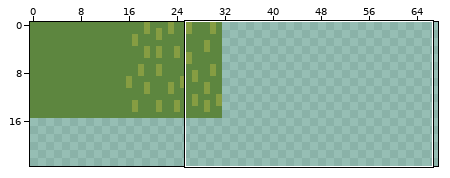
Sprite sheet: assets/sprites/atlases/tiles.png. The picture above shows the old version from afar; the outline marks the close-up.
Close-up. Earlier state:
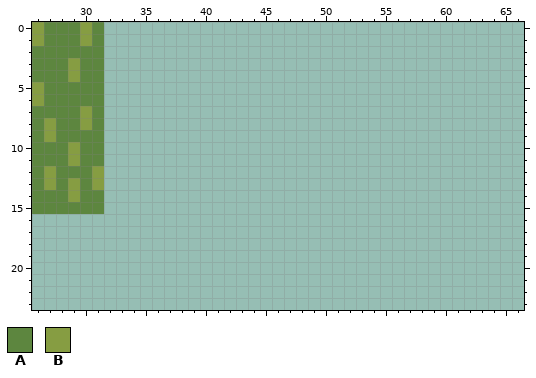
The file is 128x128 pixels. Shown: x 26..66, y 0..23. The wide view leaves out empty margins.
Palette (. is transparent): A #5d863f  B #869d42
Pixels before, first column x 26:
 0 BAAABA
 1 BAAABA
 2 AAAAAA
 3 AAABAA
 4 AAABAA
 5 BAAAAA
 6 BAAAAA
 7 AAAABA
 8 ABAABA
 9 ABAAAA
10 AAABAA
11 AAABAA
12 ABAAAB
13 ABABAB
14 AAABAA
15 AAAAAA
After:
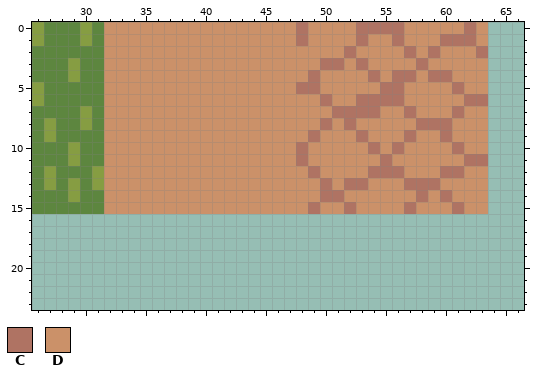
Colours new in this view: C #af7363  D #cb9169
The edit:
Colour C is added in row 0 at x 48, 53 to 56 and 62; in row 1 at x 48, 53, 56 and 60 to 62; in row 2 at x 52, 57, 59 and 63; in row 3 at x 50 to 51, 53 and 58; in row 4 at x 49, 54, 56 to 57 and 59 to 60; in row 5 at x 48 to 49, 55 to 56 and 61.
Colour C is added in row 6 at x 50, 53 to 56 and 62 to 63; in row 7 at x 51 to 54, 57 and 61; in row 8 at x 50, 52 and 58 to 60; in row 9 at x 49, 53, 57 and 60; in row 10 at x 48, 54, 56 and 61; in row 11 at x 48, 55 and 62 to 63.
Colour C is added in row 12 at x 49, 54 to 56 and 60 to 61; in row 13 at x 50, 52 to 53 and 57 to 59; in row 14 at x 50 to 51, 58 and 60; in row 15 at x 49, 52, 57 and 61.
Colour D is added in row 0 at x 32 to 47, 49 to 52, 57 to 61 and 63; in row 1 at x 32 to 47, 49 to 52, 54 to 55, 57 to 59 and 63; in row 2 at x 32 to 51, 53 to 56, 58 and 60 to 62; in row 3 at x 32 to 49, 52, 54 to 57 and 59 to 63; in row 4 at x 32 to 48, 50 to 53, 55, 58 and 61 to 63; in row 5 at x 32 to 47, 50 to 54, 57 to 60 and 62 to 63.
Colour D is added in row 6 at x 32 to 49, 51 to 52 and 57 to 61; in row 7 at x 32 to 50, 55 to 56, 58 to 60 and 62 to 63; in row 8 at x 32 to 49, 51, 53 to 57 and 61 to 63; in row 9 at x 32 to 48, 50 to 52, 54 to 56, 58 to 59 and 61 to 63; in row 10 at x 32 to 47, 49 to 53, 55, 57 to 60 and 62 to 63; in row 11 at x 32 to 47, 49 to 54 and 56 to 61.
Colour D is added in row 12 at x 32 to 48, 50 to 53, 57 to 59 and 62 to 63; in row 13 at x 32 to 49, 51, 54 to 56 and 60 to 63; in row 14 at x 32 to 49, 52 to 57, 59 and 61 to 63; in row 15 at x 32 to 48, 50 to 51, 53 to 56, 58 to 60 and 62 to 63.
